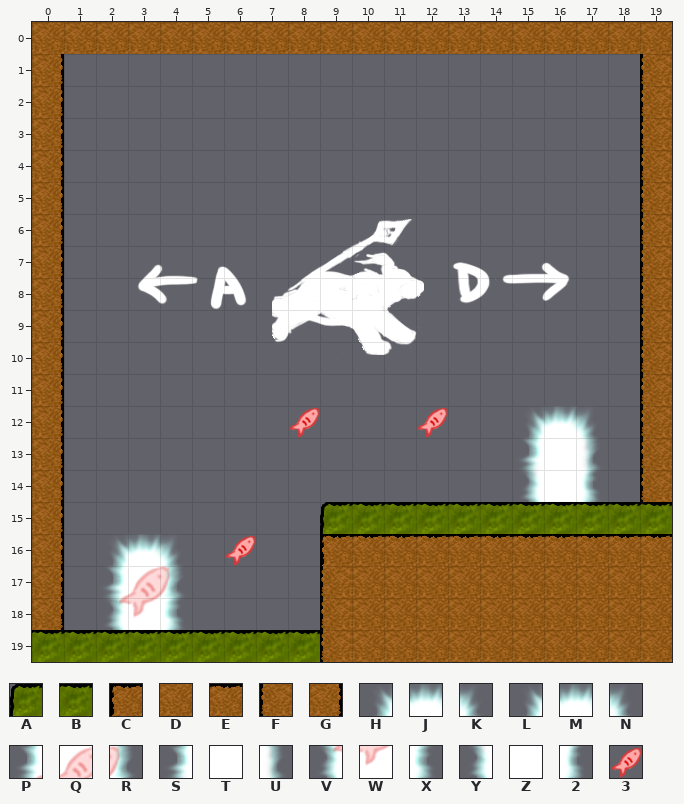
Tiled map, stored at assets/maps/forest/Forest_1.tmx. The picture above was drawn from the file before the commit.
Cells are 32x32 px. Shown: x 0..19, y 0..19.
Key: from "forestTiles": A 12 "wall", B 13 "wall", C 24 "wall", D 32 "wall", E 34 "wall", F 36 "wall", G 38 "wall", H 89 "goal", J 90 "goal", K 91 "goal", L 92, M 93, N 94, P 101 "goal", Q 102 "goal", R 103 "goal", S 104, T 105, U 106, V 113 "goal", W 114 "goal", X 115 "goal", Y 116, Z 117 "player", 2 118; from "salmonTiles": 3 0 "salmon".
_ is an empty cell.
Layers that did not change in this view are not listed.
Layer "foreground" before, first column x 0:
 0 DDDDDDDDDDDDDDDDDDDD
 1 G__________________F
 2 G__________________F
 3 G__________________F
 4 G__________________F
 5 G__________________F
 6 G__________________F
 7 G__________________F
 8 G__________________F
 9 G__________________F
10 G__________________F
11 G__________________F
12 G______________LMN_F
13 G______________STU_F
14 G______________YZ2_F
15 G________ABBBBBBBBBB
16 G_HJK____CEEEEEEEEEE
17 G_PQR____FDDDDDDDDDD
18 G_VWX____FDDDDDDDDDD
19 BBBBBBBBBFDDDDDDDDDD
After the commit:
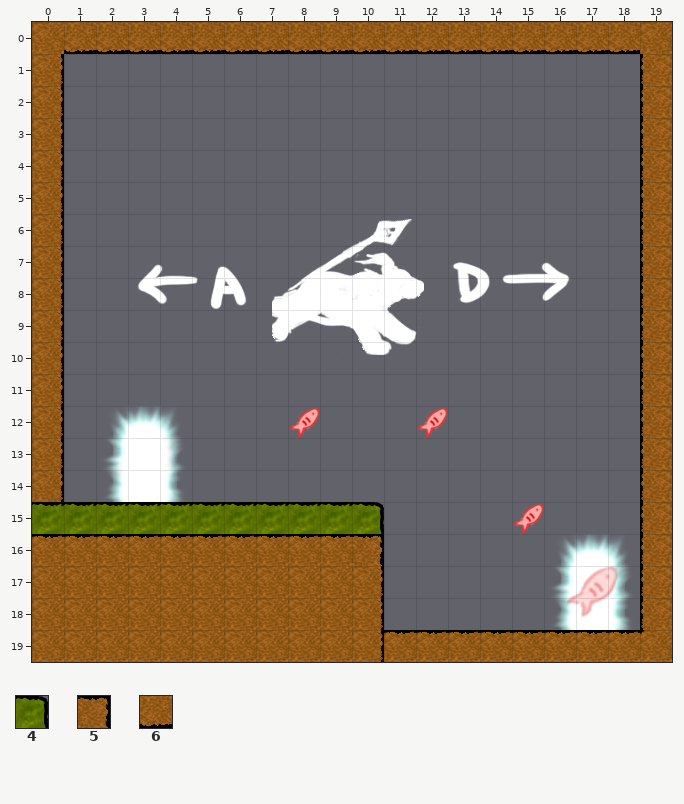
Further tiles: from "forestTiles": 4 23 "wall", 5 35 "wall", 6 58 "wall".
See-through tiles are keyed as they look on the map.
Author's note on the commit: All forest levels final
From old to new:
Layer "foreground":
There is now tile 2 in row 14 at x 4.
The edit turns tile B into tile 4 in row 15 at x 10.
The edit turns tile E into tile 5 in row 16 at x 10.
The edit turns tile D into tile 6 in row 0 at x 1 to 18.
The edit turns tile A into tile B in row 15 at x 9.
The edit turns tile G into tile B in row 15 at x 0.
There is now tile B in row 15 at x 1 to 8.
The edit turns tile B into tile D in row 19 at x 0 to 8.
The edit turns tile F into tile D in rows 17 to 19 at x 9.
The edit turns tile G into tile D in rows 17 to 18 at x 0.
The edit turns tile P into tile D in row 17 at x 2.
The edit turns tile Q into tile D in row 17 at x 3.
The edit turns tile R into tile D in row 17 at x 4.
The edit turns tile V into tile D in row 18 at x 2.
The edit turns tile W into tile D in row 18 at x 3.
The edit turns tile X into tile D in row 18 at x 4.
There is now tile D in rows 17 to 18 at x 1 and 5 to 8.
The edit turns tile C into tile E in row 16 at x 9.
The edit turns tile D into tile E in row 19 at x 11 to 18.
The edit turns tile G into tile E in row 16 at x 0.
The edit turns tile H into tile E in row 16 at x 2.
The edit turns tile J into tile E in row 16 at x 3.
The edit turns tile K into tile E in row 16 at x 4.
There is now tile E in row 16 at x 1 and 5 to 8.
The edit turns tile B into tile F in row 15 at x 19.
The edit turns tile D into tile F in rows 17 to 18 at x 19.
The edit turns tile E into tile F in row 16 at x 19.
The edit turns tile D into tile G in rows 17 to 19 at x 10.
The edit turns tile E into tile H in row 16 at x 16.
The edit turns tile E into tile J in row 16 at x 17.
The edit turns tile E into tile K in row 16 at x 18.
There is now tile L in row 12 at x 2.
There is now tile M in row 12 at x 3.
There is now tile N in row 12 at x 4.
The edit turns tile D into tile P in row 17 at x 16.
The edit turns tile D into tile Q in row 17 at x 17.
The edit turns tile D into tile R in row 17 at x 18.
There is now tile S in row 13 at x 2.
There is now tile T in row 13 at x 3.
There is now tile U in row 13 at x 4.
The edit turns tile D into tile V in row 18 at x 16.
The edit turns tile D into tile W in row 18 at x 17.
The edit turns tile D into tile X in row 18 at x 18.
There is now tile Y in row 14 at x 2.
There is now tile Z in row 14 at x 3.
The author cleared tile 2 in row 14 at x 17.
The author cleared tile B in row 15 at x 11 to 18.
The author cleared tile D in rows 17 to 18 at x 11 to 15.
The author cleared tile E in row 16 at x 11 to 15.
The author cleared tile L in row 12 at x 15.
The author cleared tile M in row 12 at x 16.
The author cleared tile N in row 12 at x 17.
The author cleared tile S in row 13 at x 15.
The author cleared tile T in row 13 at x 16.
The author cleared tile U in row 13 at x 17.
The author cleared tile Y in row 14 at x 15.
The author cleared tile Z in row 14 at x 16.
Layer "object":
There is now tile 3 in row 15 at x 15.
The author cleared tile 3 in row 16 at x 6.
